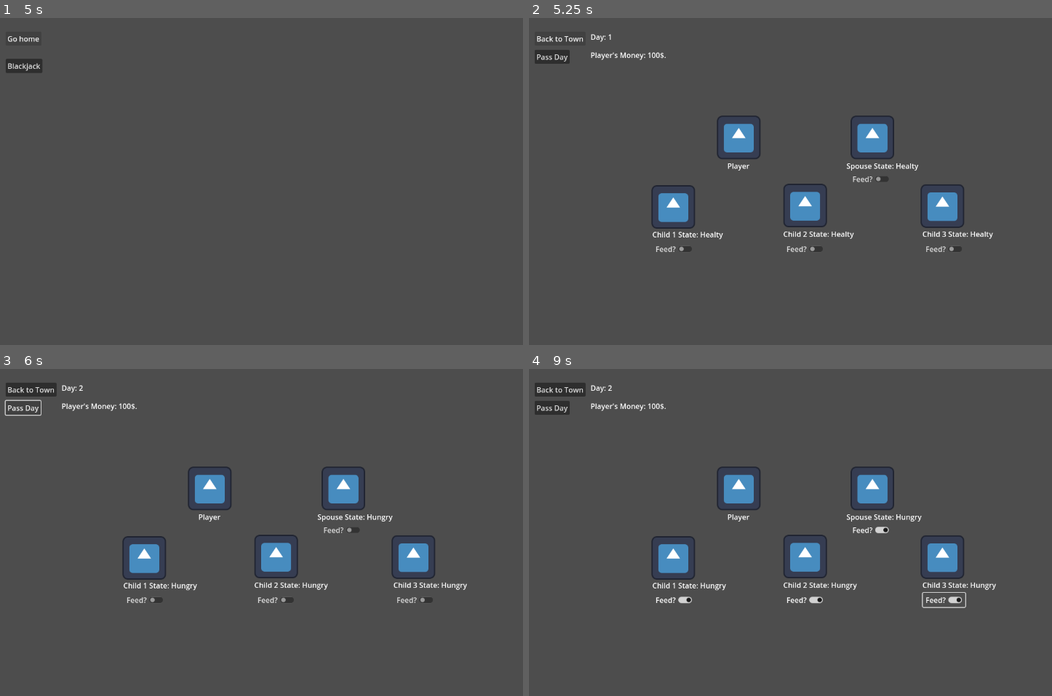
Above: before the commit, frames 1-4 (two rows, left to right).
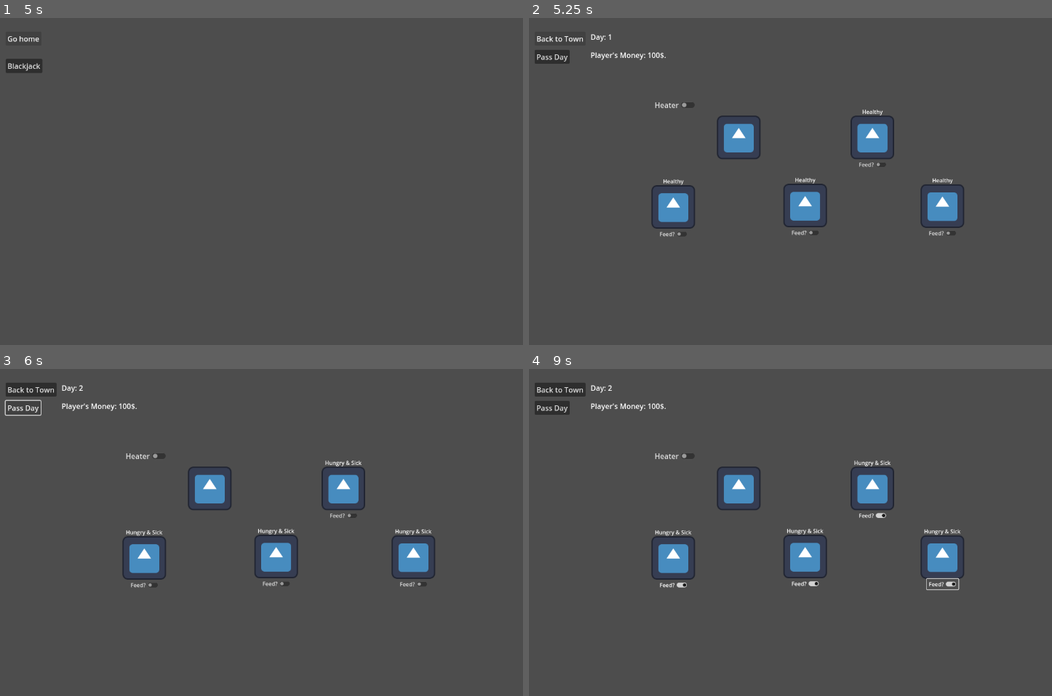
Above: after the commit, the same moments.

Repository: OwenFrakes/congressAppChallenge
Game: Godot game, scene res://Scenes/playerMovement.tscn
The game is run twice, just before and just after one commit, with the same random seed, the same clock (stepped at 60 frames per second) and the same inputs. The engine's default icon, where the game draws it, is replaced by a stand-in: a white triangle on a blue panel in a dark square.
Inputs:
- Up to frame 1 (5 s): click "Blackjack" at 0.5 s; click "Start Round" at 1.25 s; click "Start Round" at 2 s; click "Start Round" at 2.75 s; click "Betting Menu" at 3.5 s; click "Return to Main" at 4.25 s
- Up to frame 2 (5.25 s): click "Go home" at 5 s
- Up to frame 3 (6 s): click "Pass Day" at 5.75 s
- Up to frame 4 (9 s): click "Feed?" at 6.5 s; click "Feed?" at 7.25 s; click "Feed?" at 8 s; click "Feed?" at 8.75 s

Frame 1 is identical in both runs. In frame 2, 1.1% of the frame differs, in the area x 23-89%, y 25-72%; in frame 3, 1.2%; in frame 4, 1.5%, in the area x 23-90%, y 25-74%.

Commit message:
Better healthStates
each healthState object has it's own label and checkBtn it keeps track of. Instead of manually making 30 btns.

Diff:
--- a/Scenes/blackjack.tscn
+++ b/Scenes/blackjack.tscn
@@ -4,7 +4,7 @@
 [ext_resource type="Script" path="res://Scripts/player.gd" id="2_h7nlf"]
 [ext_resource type="Script" path="res://Scripts/player_mover.gd" id="3_wl8o3"]
 [ext_resource type="Texture2D" uid="uid://bmdaurgbuqqbu" path="res://Resources/GreenMat.jpg" id="4_vls64"]
-[ext_resource type="Script" path="res://Scenes/easyMoneyLabel.gd" id="5_5uryu"]
+[ext_resource type="Script" path="res://Scripts/easyMoneyLabel.gd" id="5_5uryu"]
 
 [node name="Node2D" type="Node2D"]
 
--- a/Scenes/playerHome.tscn
+++ b/Scenes/playerHome.tscn
@@ -17,7 +17,7 @@
 offset_bottom = 93.0
 text = "Player's Money: "
 
-[node name="Node" type="Node" parent="."]
+[node name="HomeController" type="Node" parent="."]
 script = ExtResource("1_g3vfg")
 
 [node name="TownButton" type="Button" parent="."]
@@ -57,43 +57,6 @@
 texture = ExtResource("3_llfcy")
 script = ExtResource("4_m0kmb")
 
-[node name="PlayerLabel" type="Label" parent="."]
-offset_left = 454.0
-offset_top = 314.0
-offset_right = 503.0
-offset_bottom = 337.0
-text = "Player"
-
-[node name="SpouseLabel" type="Label" parent="."]
-offset_left = 716.0
-offset_top = 314.0
-offset_right = 821.0
-offset_bottom = 337.0
-text = "Spouse State:
-"
-
-[node name="Child3Label" type="Label" parent="."]
-offset_left = 883.0
-offset_top = 464.0
-offset_right = 932.0
-offset_bottom = 487.0
-text = "Child 3 State:"
-
-[node name="Child2Label" type="Label" parent="."]
-offset_left = 577.0
-offset_top = 464.0
-offset_right = 678.0
-offset_bottom = 487.0
-text = "Child2 State: "
-
-[node name="Child1Label" type="Label" parent="."]
-offset_left = 289.0
-offset_top = 465.0
-offset_right = 378.0
-offset_bottom = 488.0
-text = "Child1 State:
-"
-
 [node name="DayLabel" type="Label" parent="."]
 offset_left = 153.0
 offset_top = 30.0
@@ -108,33 +71,12 @@
 offset_bottom = 101.0
 text = "Pass Day"
 
-[node name="SpouseFeedBtn" type="CheckButton" parent="."]
-offset_left = 723.0
-offset_top = 339.0
-offset_right = 816.0
-offset_bottom = 370.0
-text = "Feed?"
-
-[node name="Child1FeedBtn" type="CheckButton" parent="."]
-offset_left = 290.0
-offset_top = 493.0
-offset_right = 383.0
-offset_bottom = 524.0
-text = "Feed?"
-
-[node name="Child2FeedBtn" type="CheckButton" parent="."]
-offset_left = 578.0
-offset_top = 493.0
-offset_right = 671.0
-offset_bottom = 524.0
-text = "Feed?"
-
-[node name="Child3FeedBtn" type="CheckButton" parent="."]
-offset_left = 884.0
-offset_top = 493.0
-offset_right = 977.0
-offset_bottom = 524.0
-text = "Feed?"
+[node name="HeaterBtn" type="CheckButton" parent="."]
+offset_left = 288.0
+offset_top = 176.0
+offset_right = 389.0
+offset_bottom = 207.0
+text = "Heater"
 
 [connection signal="pressed" from="TownButton" to="TownButton" method="_on_pressed"]
-[connection signal="pressed" from="Button" to="Node" method="passDay"]
+[connection signal="pressed" from="Button" to="HomeController" method="passDay"]
--- a/Scripts/health_state.gd
+++ b/Scripts/health_state.gd
@@ -1,69 +1,62 @@
-extends Node
+class_name healthState
+extends Sprite2D
 
-var state = ""
-var nodeName = ""
-var nodeLabel
+#States should be, "Healthy", "Hungry", "Sick", "Hungry & Sick"
+var state = "Healthy"
+var stateLabel : Label
+var feedBtn : CheckButton
 var isFed = false
-var feedBtn = false
+@onready var heatBtn = $"../HeaterBtn"
+var isHeated = false
 
 # Called when the node enters the scene tree for the first time.
 func _ready() -> void:
-	nodeName = getNodeName()
-	print("name: " + nodeName)
-	labelUpdate()
+	# Feed Button Code
+	feedBtn = CheckButton.new()
+	feedBtn.text = "Feed?"
+	add_child(feedBtn)
+	feedBtn.z_index += 1
+	var feedX = 0 - (feedBtn.size.x / 2)
+	var feedY = (texture.get_height() / 2)
+	feedBtn.position = Vector2(feedX, feedY)
 
-func labelUpdate():
-	match(nodeName):
-		"SpouseSprite":
-			state = StaticPlayerVariables.spouseState
-			nodeLabel = $"../SpouseLabel"
-			nodeLabel.text = "Spouse State: " + state
-			feedBtn = $"../SpouseFeedBtn"
-		"Child1Sprite":
-			state = StaticPlayerVariables.child1State
-			nodeLabel = $"../Child1Label"
-			nodeLabel.text = "Child 1 State: " + state
-			feedBtn = $"../Child1FeedBtn"
-		"Child2Sprite":
-			state = StaticPlayerVariables.child2State
-			nodeLabel = $"../Child2Label"
-			nodeLabel.text = "Child 2 State: " + state
-			feedBtn = $"../Child2FeedBtn"
-		"Child3Sprite":
-			state = StaticPlayerVariables.child3State
-			nodeLabel = $"../Child3Label"
-			nodeLabel.text = "Child 3 State: " + state
-			feedBtn = $"../Child3FeedBtn"
+	# Label Code
+	stateLabel = Label.new()
+	stateLabel.text = state
+	add_child(stateLabel)
+	var labelX = 0 - (stateLabel.size.x / 2)
+	var labelY = 0 - (texture.get_height()/2) - stateLabel.size.y
+	stateLabel.position = Vector2(labelX, labelY)
+	stateLabel.horizontal_alignment = HORIZONTAL_ALIGNMENT_CENTER
 
-func stateUpdate():
-	checkFeedBtn()
-	if(!isFed):
-		match(nodeName):
-			"SpouseSprite":
-				StaticPlayerVariables.spouseState = "Hungry"
-			"Child1Sprite":
-				StaticPlayerVariables.child1State = "Hungry"
-			"Child2Sprite":
-				StaticPlayerVariables.child2State = "Hungry"
-			"Child3Sprite":
-				StaticPlayerVariables.child3State = "Hungry"
+func passDay():
+	checkFeed()
+	checkHeat()
+	if(!isFed && !isHeated):
+		state = "Hungry & Sick"
+	elif(!isFed):
+		state = "Hungry"
+	elif(!isHeated):
+		state = "Sick"
 	else:
-		match(nodeName):
-			"SpouseSprite":
-				StaticPlayerVariables.spouseState = "Healthy"
-			"Child1Sprite":
-				StaticPlayerVariables.child1State = "Healthy"
-			"Child2Sprite":
-				StaticPlayerVariables.child2State = "Healthy"
-			"Child3Sprite":
-				StaticPlayerVariables.child3State = "Healthy"
-	labelUpdate()
+		state = "Healthy"
+	updateLabel()
 
-func checkFeedBtn():
+func checkFeed():
 	if(feedBtn.button_pressed):
 		isFed = true
 	else:
 		isFed = false
 
-func getNodeName():
-	return get_name()
+func checkHeat():
+	if(heatBtn.button_pressed):
+		isHeated = true
+	else:
+		isHeated = false
+
+func updateLabel():
+	stateLabel.text = state
+	await get_tree().create_timer(0.01).timeout
+	var labelX = 0 - (stateLabel.size.x / 2)
+	var labelY = 0 - (texture.get_height()/2) - stateLabel.size.y
+	stateLabel.position = Vector2(labelX, labelY)
--- a/Scripts/homeControl.gd
+++ b/Scripts/homeControl.gd
@@ -3,6 +3,7 @@
 @onready var moneyLabel = $"../moneyLabel"
 @onready var dayLabel = $"../DayLabel"
 @onready var family = [$"../SpouseSprite", $"../Child1Sprite", $"../Child2Sprite", $"../Child3Sprite"]
+@onready var heatBtn = $"../HeaterBtn"
 
 # Called when the node enters the scene tree for the first time.
 func _ready() -> void:
@@ -12,7 +13,7 @@
 	StaticPlayerVariables.dayCount += 1
 	updateLabels()
 	for person in family:
-		person.stateUpdate()
+		person.passDay()
 
 func updateLabels():
 	moneyLabel.text = "Player's Money: " + str(StaticPlayerVariables.globalPlayerMoney) + "$."
--- /dev/null
+++ b/Scripts/old_health_state.gd
@@ -0,0 +1,90 @@
+extends Node
+
+var state = ""
+var nodeName = ""
+var nodeLabel
+#Fed Stuff
+var isFed = false
+var feedBtn
+#Heat Stuff
+var isHeat = false
+@onready var heatBtn = $"../HeaterBtn"
+
+# Called when the node enters the scene tree for the first time.
+func _ready() -> void:
+	nodeName = getNodeName()
+	print("name: " + nodeName)
+	labelUpdate()
+
+func labelUpdate():
+	match(nodeName):
+		"SpouseSprite":
+			state = StaticPlayerVariables.spouseState
+			nodeLabel = $"../SpouseLabel"
+			nodeLabel.text = "Spouse State: " + state
+			feedBtn = $"../SpouseFeedBtn"
+		"Child1Sprite":
+			state = StaticPlayerVariables.child1State
+			nodeLabel = $"../Child1Label"
+			nodeLabel.text = "Child 1 State: " + state
+			feedBtn = $"../Child1FeedBtn"
+		"Child2Sprite":
+			state = StaticPlayerVariables.child2State
+			nodeLabel = $"../Child2Label"
+			nodeLabel.text = "Child 2 State: " + state
+			feedBtn = $"../Child2FeedBtn"
+		"Child3Sprite":
+			state = StaticPlayerVariables.child3State
+			nodeLabel = $"../Child3Label"
+			nodeLabel.text = "Child 3 State: " + state
+			feedBtn = $"../Child3FeedBtn"
+
+func stateUpdate():
+	checkFeedBtn()
+	if(!isFed || !isHeat):
+		if(!isFed):
+			match(nodeName):
+				"SpouseSprite":
+					StaticPlayerVariables.spouseState = "Hungry"
+				"Child1Sprite":
+					StaticPlayerVariables.child1State = "Hungry"
+				"Child2Sprite":
+					StaticPlayerVariables.child2State = "Hungry"
+				"Child3Sprite":
+					StaticPlayerVariables.child3State = "Hungry"
+		if(!isHeat):
+			match(nodeName):
+				"SpouseSprite":
+					StaticPlayerVariables.spouseState = "Sick"
+				"Child1Sprite":
+					StaticPlayerVariables.child1State = "Sick"
+				"Child2Sprite":
+					StaticPlayerVariables.child2State = "Sick"
+				"Child3Sprite":
+					StaticPlayerVariables.child3State = "Sick"
+	else:
+		match(nodeName):
+			"SpouseSprite":
+				StaticPlayerVariables.spouseState = "Healthy"
+			"Child1Sprite":
+				StaticPlayerVariables.child1State = "Healthy"
+			"Child2Sprite":
+				StaticPlayerVariables.child2State = "Healthy"
+			"Child3Sprite":
+				StaticPlayerVariables.child3State = "Healthy"
+	labelUpdate()
+
+func checkFeedBtn():
+	if(feedBtn.button_pressed):
+		isFed = true
+	else:
+		isFed = false
+
+func checkHeaterBtn():
+	if(heatBtn.button_pressed):
+		isHeat = true
+	else:
+		isHeat = false
+
+func getNodeName():
+	return get_name()
Renamed: Scenes/easyMoneyLabel.gd -> Scripts/easyMoneyLabel.gd
